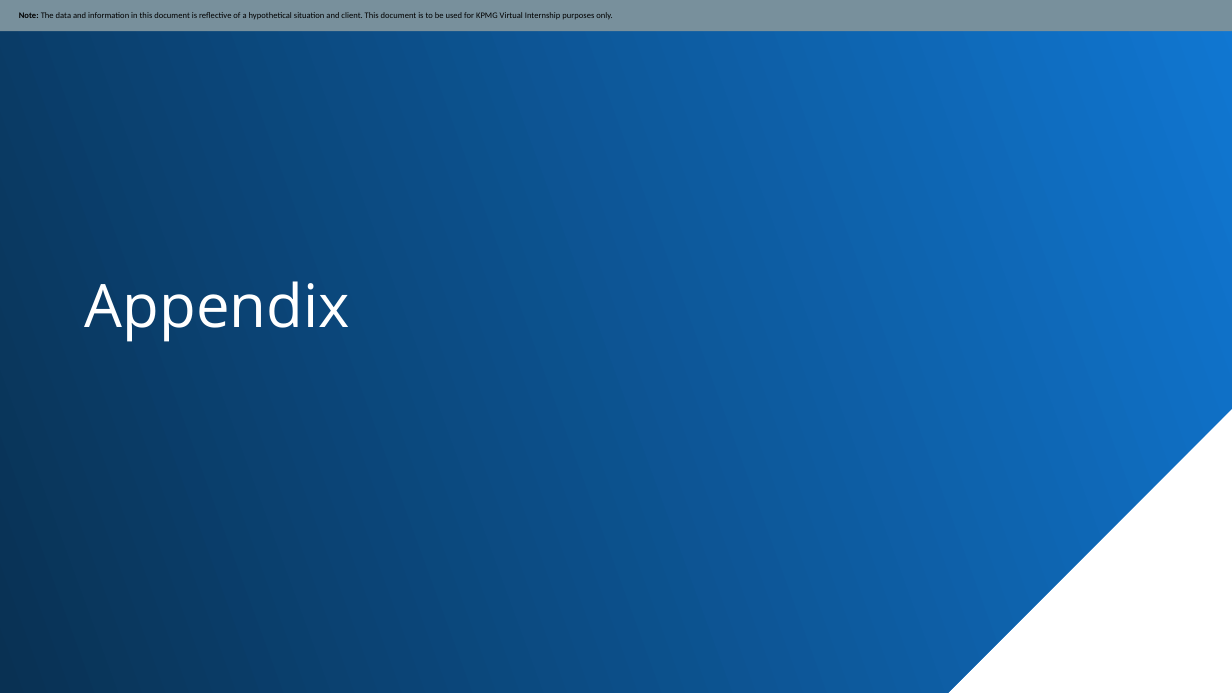
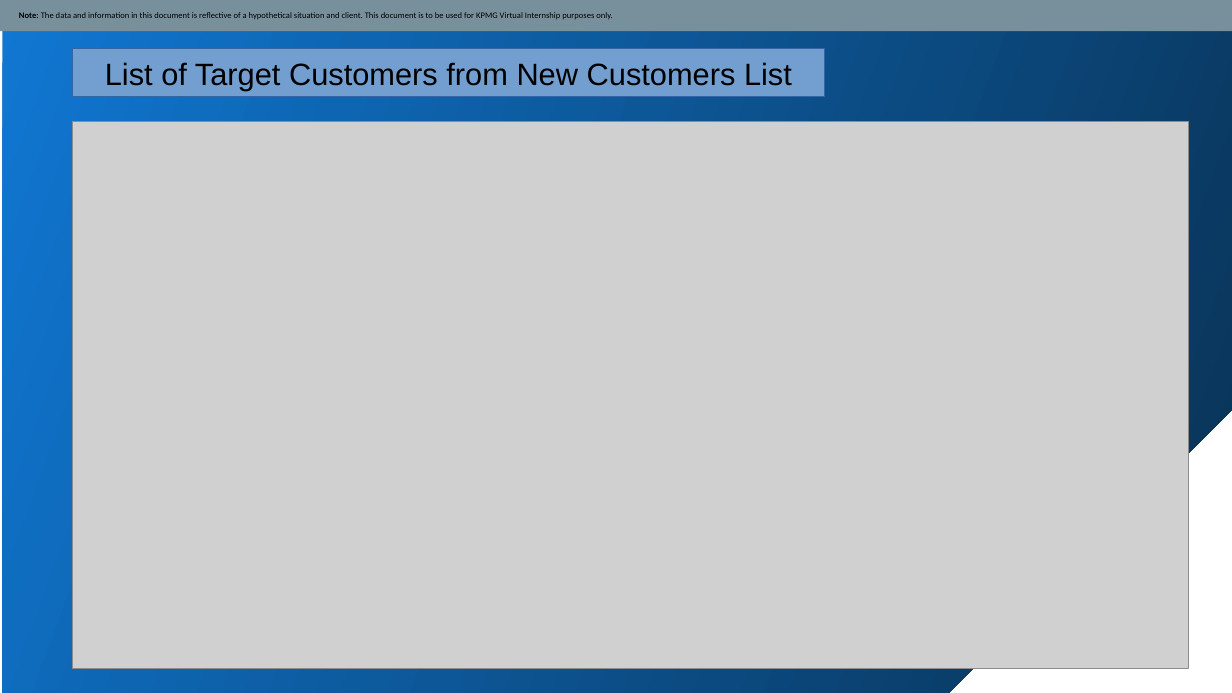
Before and after one commit to omkarpawar1430/KPMG-Virtual-Internship, a slide deck: slide 13 of Module 2/Module_2_Template_slide.pptx (slide 7 before the commit). Drawn at 1232x693 pixels with LibreOffice and Linux fonts; fonts in the diff are those of the drawing; grey boxes stand for pictures. Boxes give left, top, right and bottom in pixels: in the first picture for what was removed or moved away, otherwise in the second. Text is boxed around its words. In the diff, an @@ line names an element or a change of style, - is before the commit and + after.

```diff
--- a/Module 2/Module_2_Template_slide.pptx
+++ b/Module 2/Module_2_Template_slide.pptx
@@ freeform shape at [2, 0, 1232, 692]: outline redrawn @@
@@ rectangle added at [73, 48, 824, 96], fill #729FCF, outline #3465A4 0 pt, 18 pt, text #000000 @@
+List of Target Customers from New Customers List
@@ picture added at [73, 121, 1189, 668] @@
@@ text removed at [85, 281, 350, 342] @@
-Appendix
```
Also in this commit, not shown: 5 other slides changed, 8 slides added, 2 slides removed, 5 other files.
